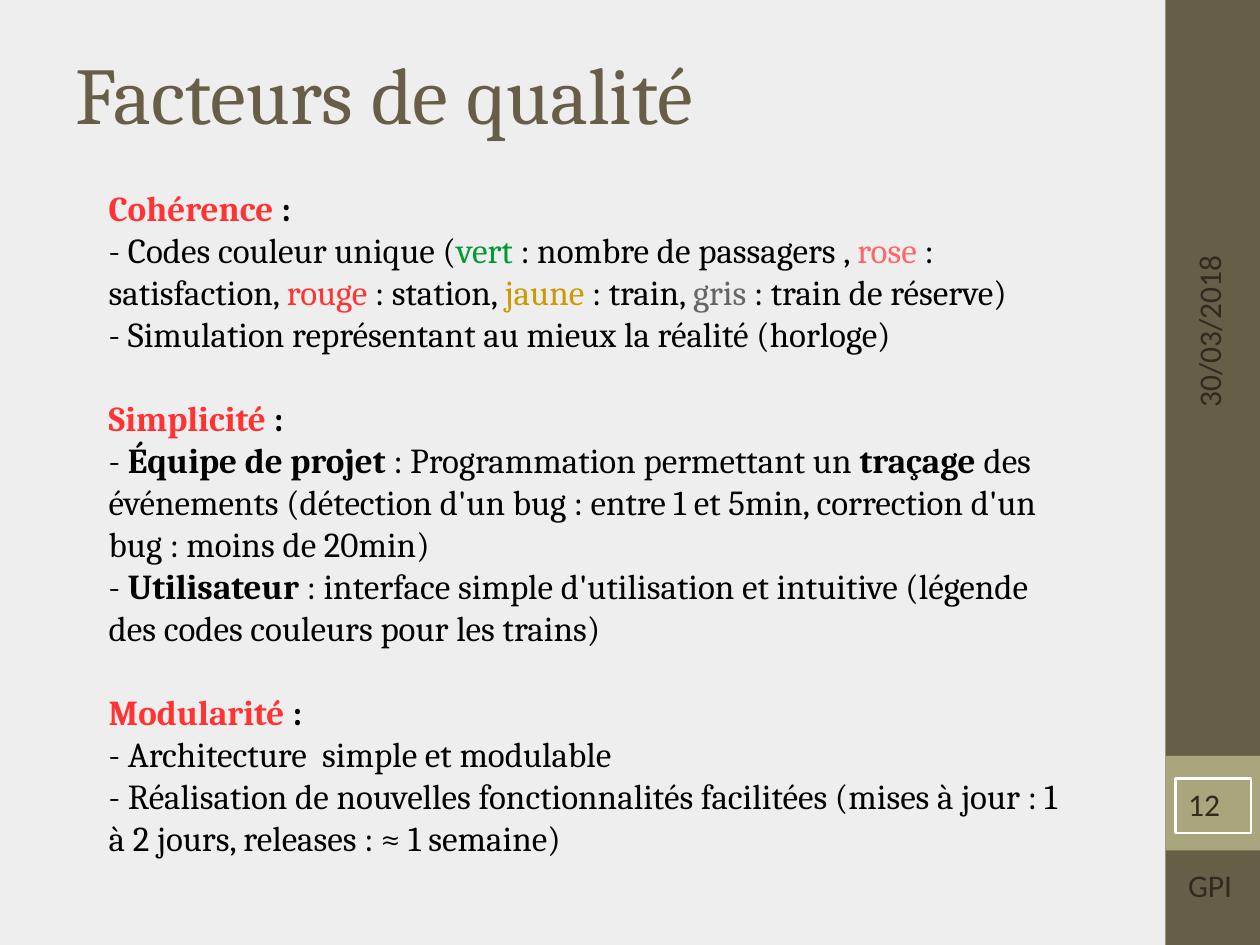
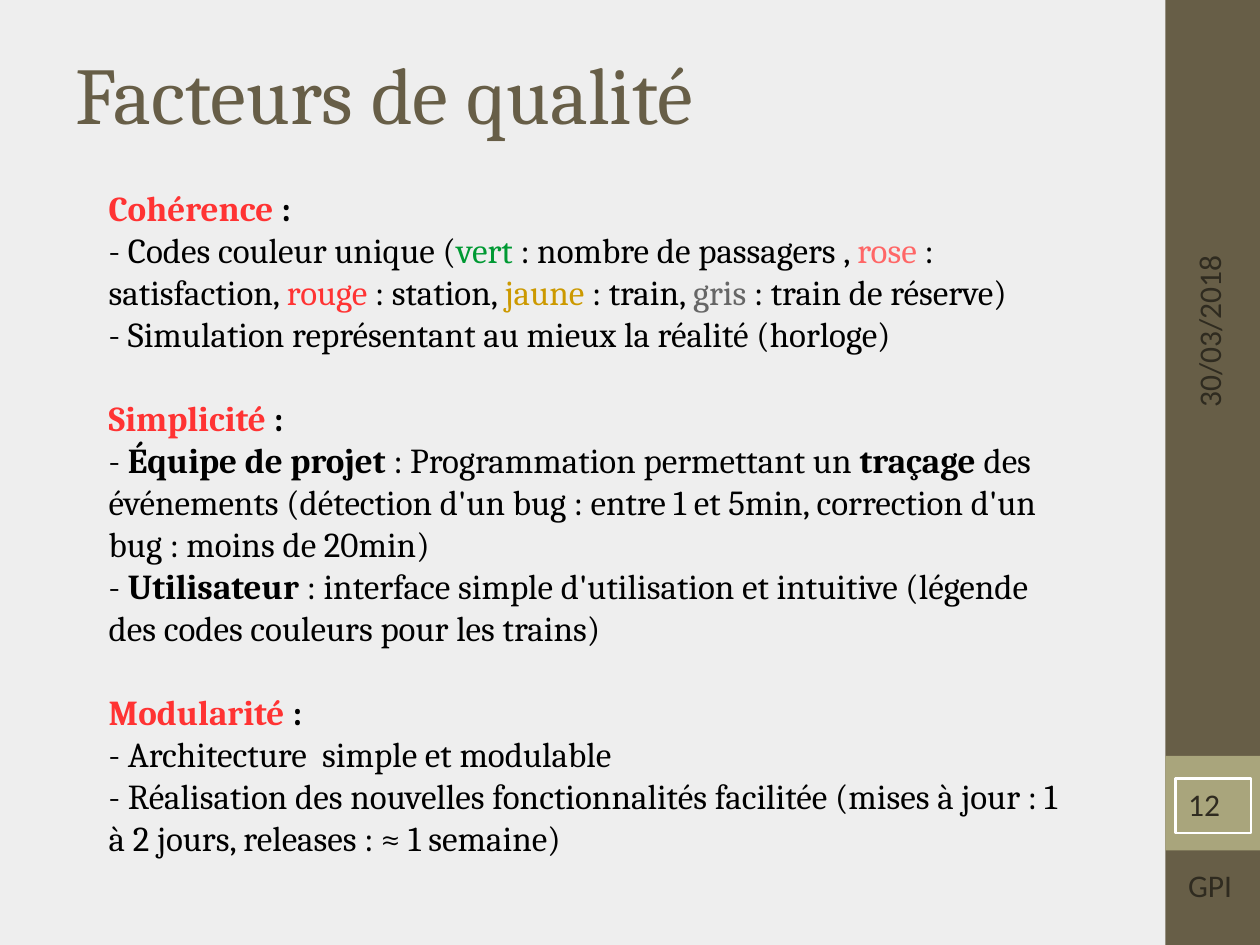
Before and after one commit to vvirole/GPI---2018---Simulation-de-Trains-Automatis-s, a slide deck: slide 12 of Documentation/Soutenance/Présentation – Gestion de Projet Informatique - TIC.odp. Drawn at 1260x945 pixels with LibreOffice and Linux fonts; fonts in the diff are those of the drawing; background and template pictures are left out. Boxes give left, top, right and bottom in pixels: in the first picture for what was removed or moved away, otherwise in the second. Text is boxed around its words. In the diff, an @@ line names an element or a change of style, - is before the commit and + after.

```diff
--- a/Documentation/Soutenance/Présentation – Gestion de Projet Informatique - TIC.odp
+++ b/Documentation/Soutenance/Présentation – Gestion de Projet Informatique - TIC.odp
@@ text at bbox=[109, 784, 1057, 859]: text changed @@
-- Réalisation de nouvelles fonctionnalités facilitées (mises à jour : 1 à 2 jours, releases : ≈ 1 semaine)
+- Réalisation des nouvelles fonctionnalités facilitée (mises à jour : 1 à 2 jours, releases : ≈ 1 semaine)
```
Also in this commit, not shown: 1 other file.
